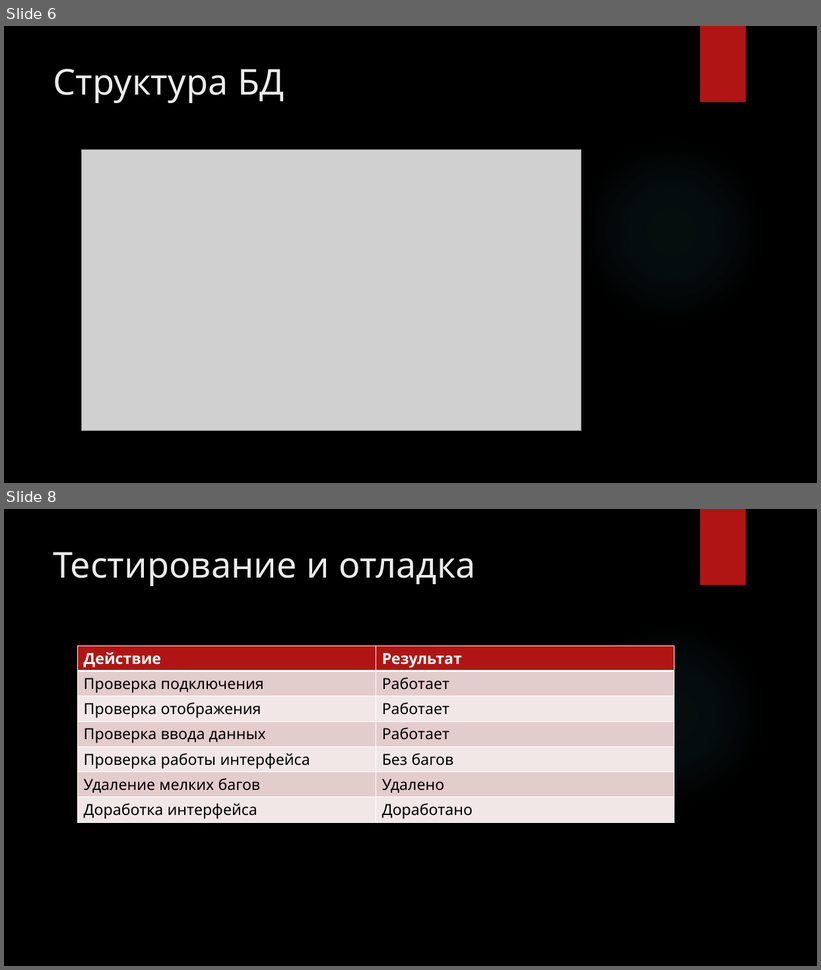
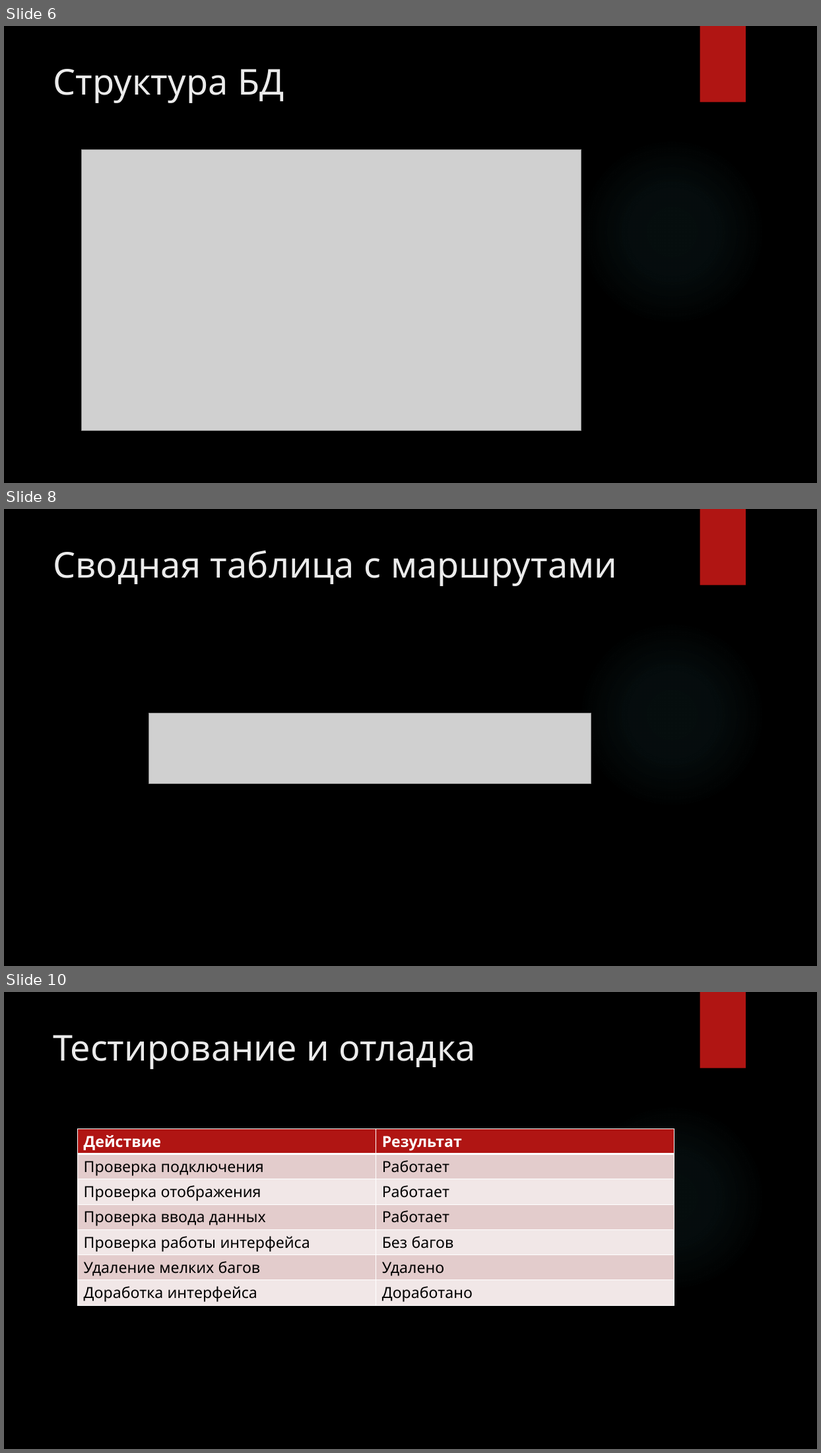
Before and after one commit to liquidbean/kursovaya, a slide deck: третьяков.pptx. Shown one above the other, each under a label of ours: slides 6 and 8 before the commit, slides 6, 8 and 10 after it; the slides between them are not shown. The pictures are 821x970 and 821x1453 pixels, drawn with LibreOffice and Linux fonts; fonts in the diff are those of the drawing; grey boxes stand for pictures; background and template pictures are left out. Boxes give left, top, right and bottom in pixels: in the first picture for what was removed or moved away, otherwise in the second. Text is boxed around its words. In the diff, an @@ line names an element or a change of style, - is before the commit and + after.

```diff
--- a/третьяков.pptx
+++ b/третьяков.pptx
@@ slide 8 added at (4,509,817,966), background picture (left out); not listed: 2 template elements that a slide beside it also shows @@
@@ title added at (54,551,617,586), 42 pt, text #EBEBEB @@
+Сводная таблица с маршрутами
@@ picture added at (149,714,591,784) @@
@@ what was slide 8 is now slide 10 @@
```
Also in this commit, not shown: 5 slides changed, 1 other slide added, 3 other files.
